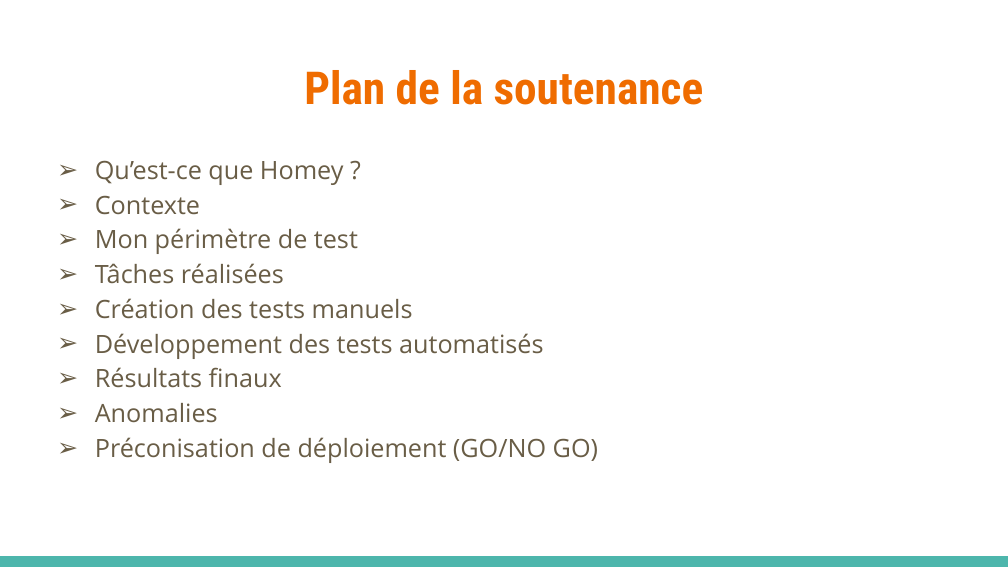
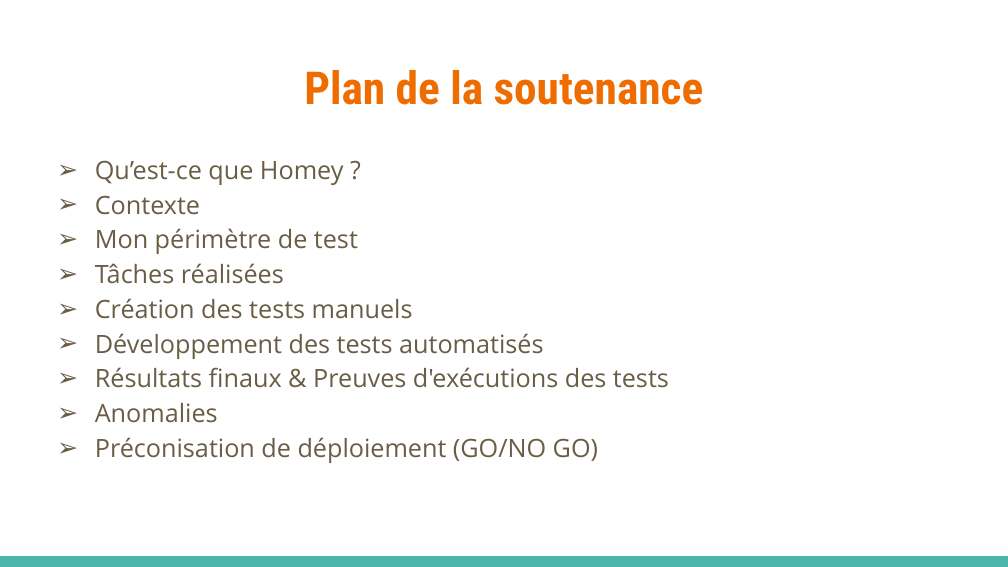
Before and after one commit to maximejoannis/maximejoannis.github.io, a slide deck: slide 2 of SupportPresentation_PFFHomey.pptx. Drawn at 1008x567 pixels with LibreOffice and Linux fonts; fonts in the diff are those of the drawing. Boxes give left, top, right and bottom in pixels: in the first picture for what was removed or moved away, otherwise in the second. Text is boxed around its words. In the diff, an @@ line names an element or a change of style, - is before the commit and + after.

```diff
--- a/SupportPresentation_PFFHomey.pptx
+++ b/SupportPresentation_PFFHomey.pptx
@@ text at bbox=[95, 367, 669, 388]: text changed @@
-➢ Résultats finaux
+➢ Résultats finaux & Preuves d'exécutions des tests
```
Also in this commit, not shown: 1 other slide changed, 7 slides added, 8 slides removed, 1 other file.
